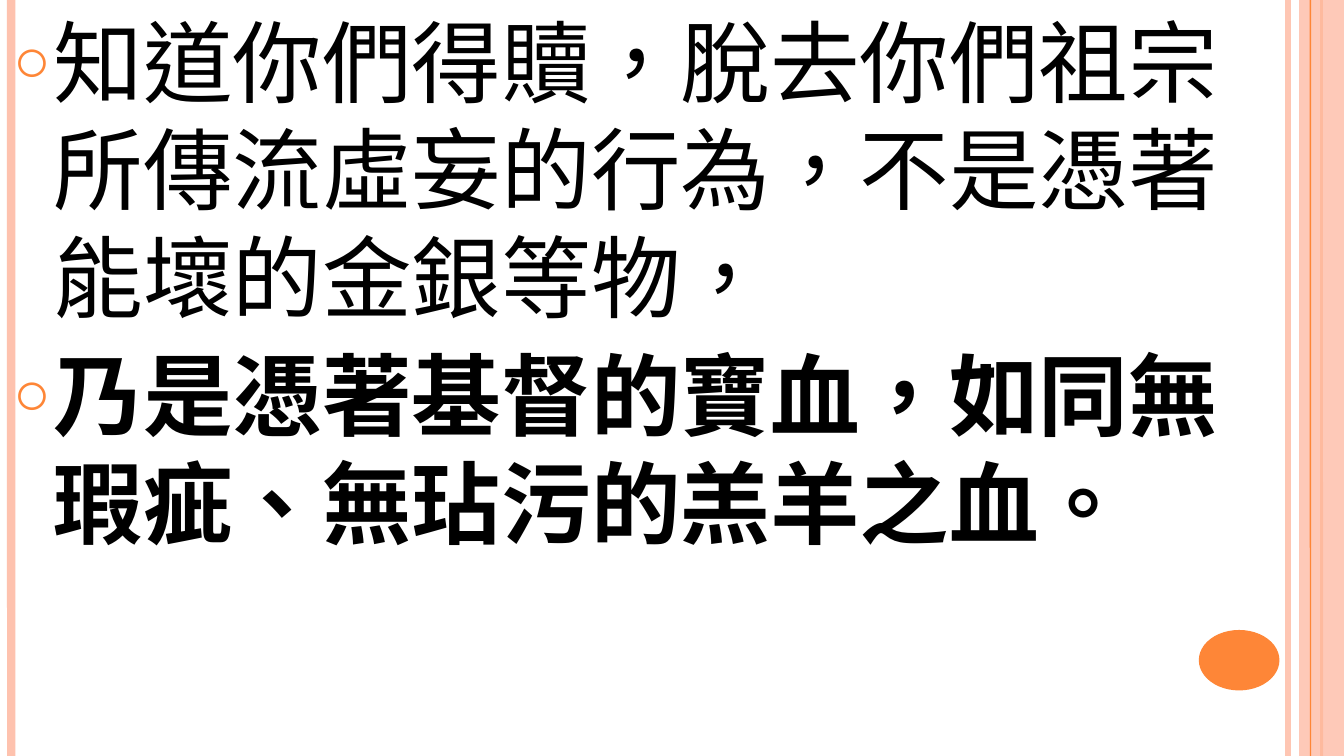
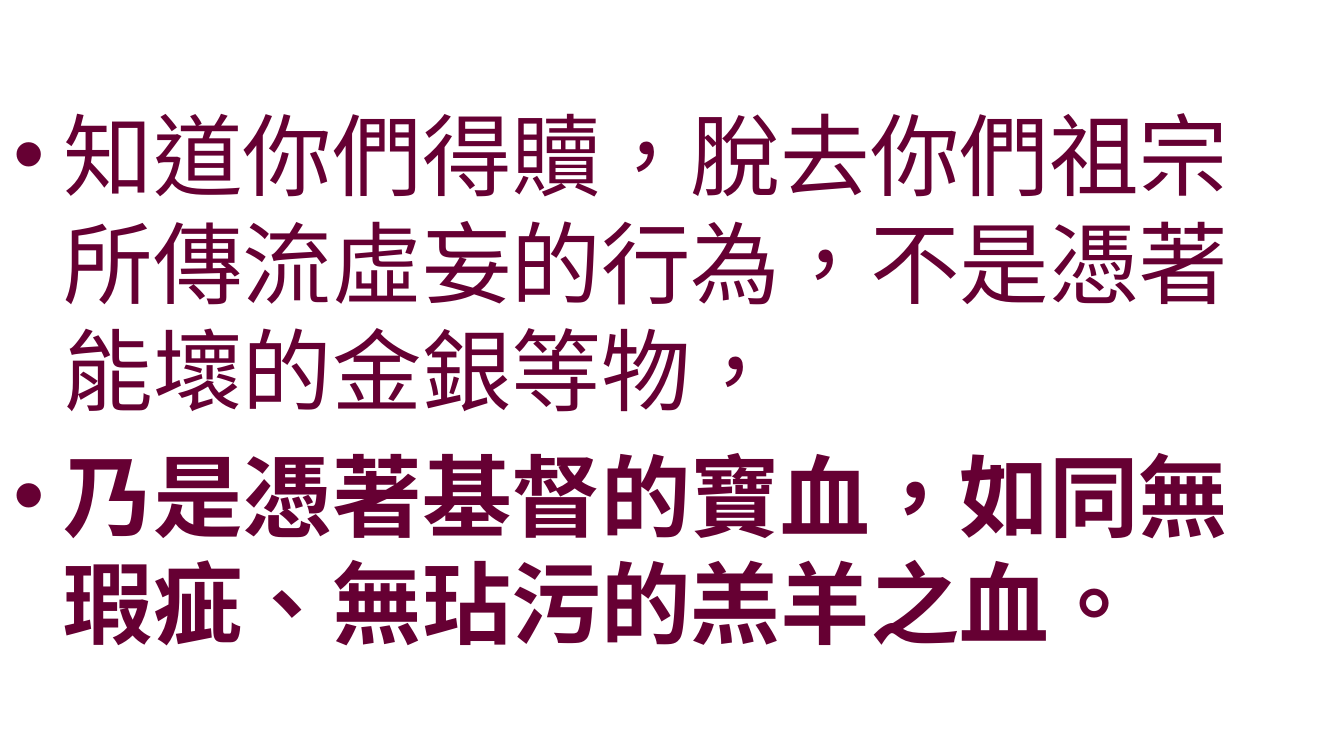
Before and after one commit to batisuoc/worship-resources, a slide deck: slide 6 of 30脫離罪惡.pptx. Drawn at 1344x756 pixels with LibreOffice and Linux fonts; fonts in the diff are those of the drawing; background and template pictures are left out. Boxes give left, top, right and bottom in pixels: in the first picture for what was removed or moved away, otherwise in the second. Text is boxed around its words. In the diff, an @@ line names an element or a change of style, - is before the commit and + after.

```diff
--- a/30脫離罪惡.pptx
+++ b/30脫離罪惡.pptx
@@ text "知道你們得贖，脫去你們祖宗所傳流虛妄的行為，不是憑著能壞的金銀等物，" at <box>64,113,1229,646</box>: text colour #000000 to #660033; bullet ○ to •; more space between paragraphs; vertical alignment top to middle @@
@@ line removed from (11, 0) to (11, 755) @@
@@ line removed from (1288, 0) to (1288, 755) @@
@@ rectangle removed at <box>1300,0,1344,755</box> @@
@@ line removed from (1310, 0) to (1310, 755) @@
@@ line removed from (1321, 0) to (1321, 755) @@
@@ ellipse removed at <box>1199,630,1279,691</box> @@
```
Also in this commit, not shown: 5 other slides changed, 1 other file.
